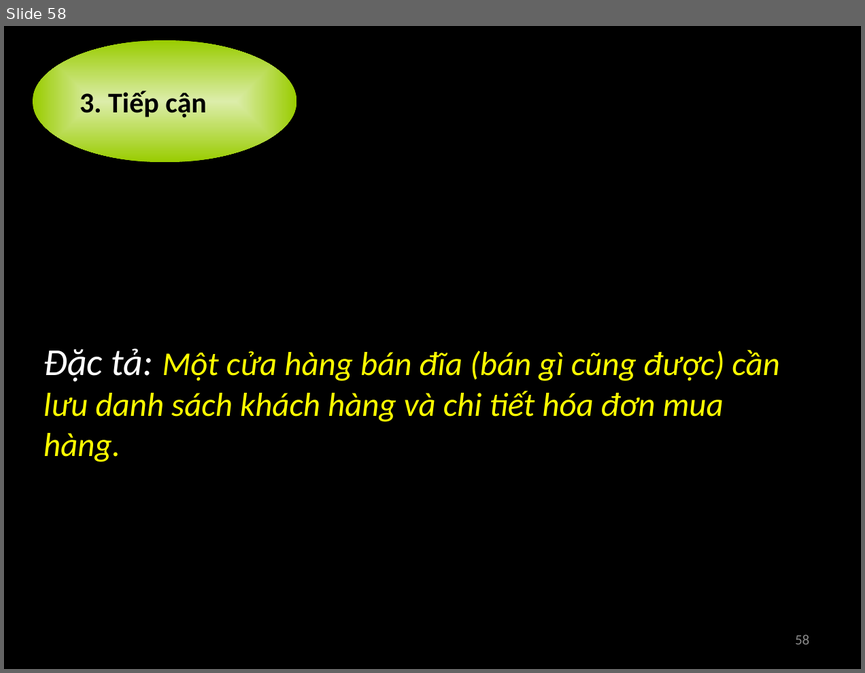
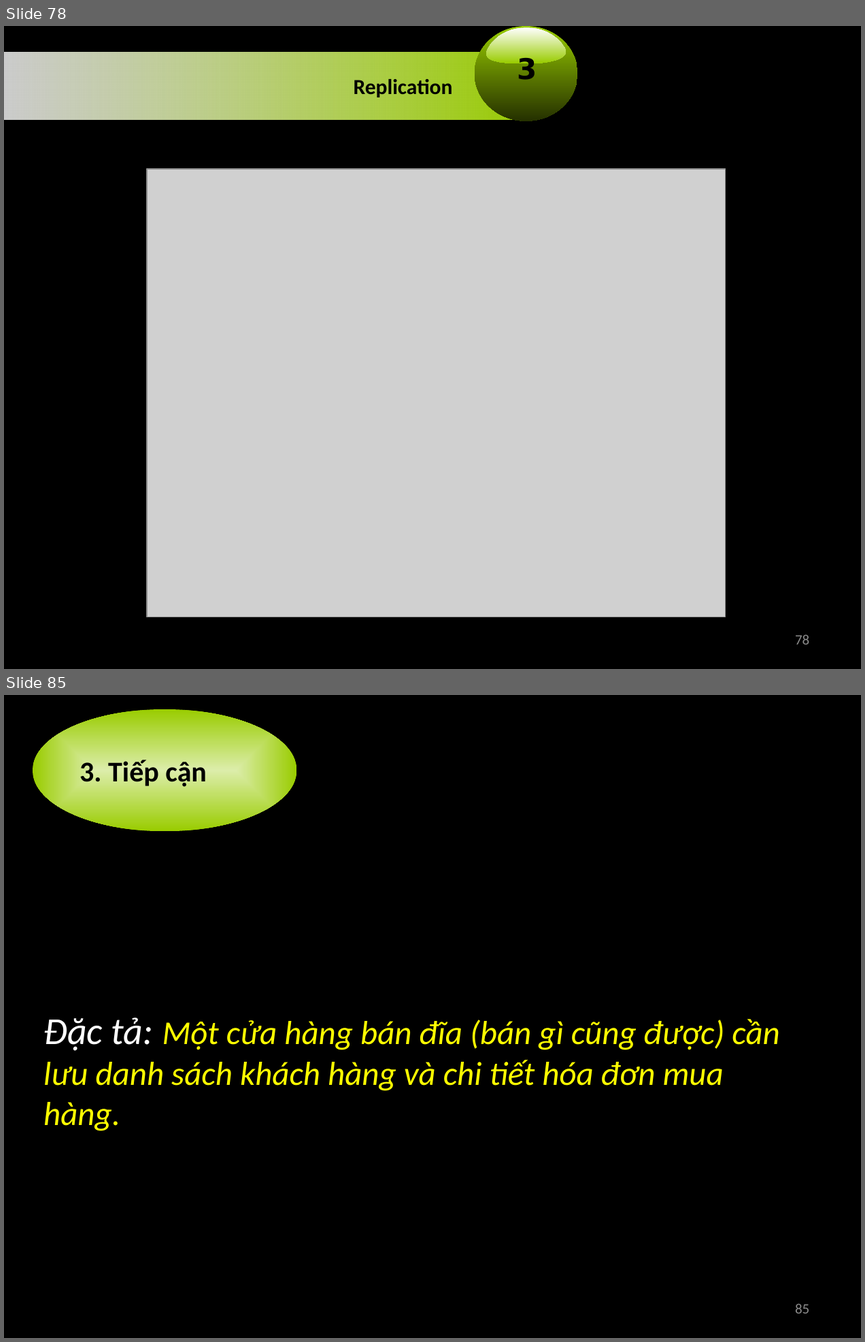
Before and after one commit to nguyenminhthong27/academic-term2-2012-distributed-application-group-21, a slide deck: 0.Seminar MongoDB/Introduction MongoDB.pptx. Shown one above the other, each under a label of ours: slide 58 before the commit, slides 78 and 85 after it; the slides between them are not shown. The pictures are 865x673 and 865x1342 pixels, drawn with LibreOffice and Linux fonts; fonts in the diff are those of the drawing; grey boxes stand for pictures. Boxes give left, top, right and bottom in pixels: in the first picture for what was removed or moved away, otherwise in the second. Text is boxed around its words. In the diff, an @@ line names an element or a change of style, - is before the commit and + after.

```diff
--- a/0.Seminar MongoDB/Introduction MongoDB.pptx
+++ b/0.Seminar MongoDB/Introduction MongoDB.pptx
@@ slide 78 added at (x1=4, y1=26, x2=861, y2=669), background #000000 @@
@@ ellipse added at (x1=475, y1=26, x2=577, y2=121), fill gradient #99CC00 to #536E00 @@
@@ freeform shape added at (x1=486, y1=28, x2=566, y2=63), fill gradient #FFFFFF to #99CC00 @@
@@ rectangle added at (x1=4, y1=53, x2=537, y2=121), fill gradient #FFFFFF to #99CC00 @@
@@ text added at (x1=517, y1=56, x2=537, y2=80), 24 pt, text #000000, bold @@
+3
@@ text added at (x1=354, y1=79, x2=453, y2=97), 18 pt, text #000000, bold @@
+Replication
@@ picture added at (x1=147, y1=169, x2=725, y2=617) @@
@@ page number added at (x1=795, y1=635, x2=809, y2=644), 12 pt, text #8C8C8C @@
+78
@@ what was slide 58 is now slide 85 @@
@@ page number at (x1=795, y1=1303, x2=809, y2=1313): text changed @@
-58
+85
```
Also in this commit, not shown: 26 slides changed, 28 other slides added, 1 slide removed.
